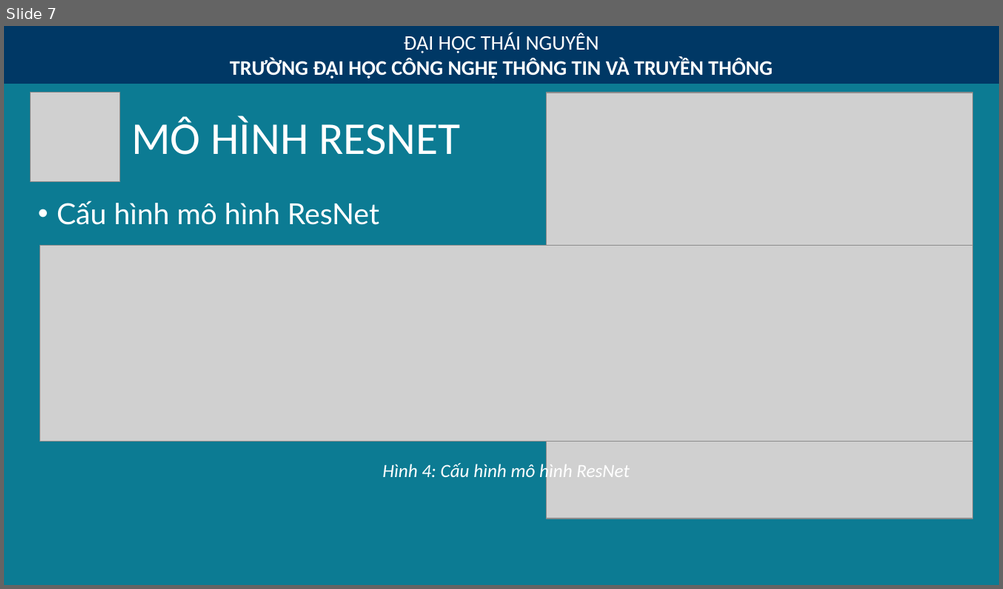
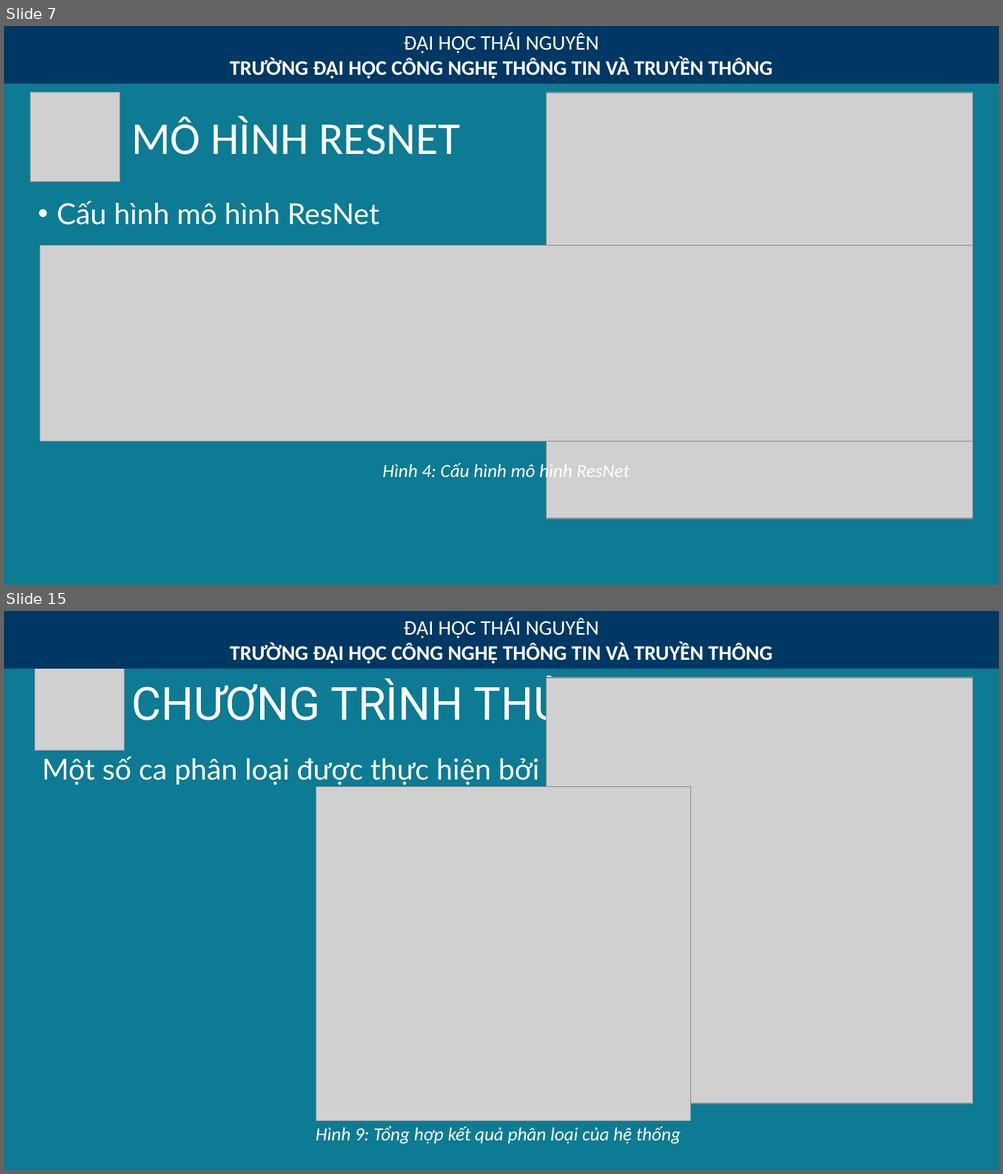
Before and after one commit to klaa/luan_van, a slide deck: Slide_baove.pptx. Shown one above the other, each under a label of ours: slide 7 before the commit, slides 7 and 15 after it; the slides between them are not shown. The pictures are 1003x589 and 1003x1174 pixels, drawn with LibreOffice and Linux fonts; fonts in the diff are those of the drawing; grey boxes stand for pictures. Boxes give left, top, right and bottom in pixels: in the first picture for what was removed or moved away, otherwise in the second. Text is boxed around its words. In the diff, an @@ line names an element or a change of style, - is before the commit and + after.

```diff
--- a/Slide_baove.pptx
+++ b/Slide_baove.pptx
@@ slide 15 added at (4, 611, 999, 1170), background #0C7B93 @@
@@ rectangle added at (4, 611, 999, 669), fill #003865, 20 pt, text #FFFFFF, bold @@
+ĐẠI HỌC THÁI NGUYÊN
+TRƯỜNG ĐẠI HỌC CÔNG NGHỆ THÔNG TIN VÀ TRUYỀN THÔNG
@@ picture added at (34, 661, 124, 751) @@
@@ title added at (131, 672, 750, 732), 44 pt, text #FFFFFF @@
+CHƯƠNG TRÌNH THỬ NGHIỆM
@@ picture added at (546, 678, 972, 1103) @@
@@ text added at (42, 752, 711, 786), 28 pt, text #FFFFFF @@
+Một số ca phân loại được thực hiện bởi chương trình
@@ picture added at (316, 786, 691, 1122) @@
@@ text added at (316, 1126, 680, 1145), 18 pt, text #FFFFFF, italic @@
+Hình 9: Tổng hợp kết quả phân loại của hệ thống
```
Also in this commit, not shown: 1 slide changed, 8 other slides added, 8 other files.
